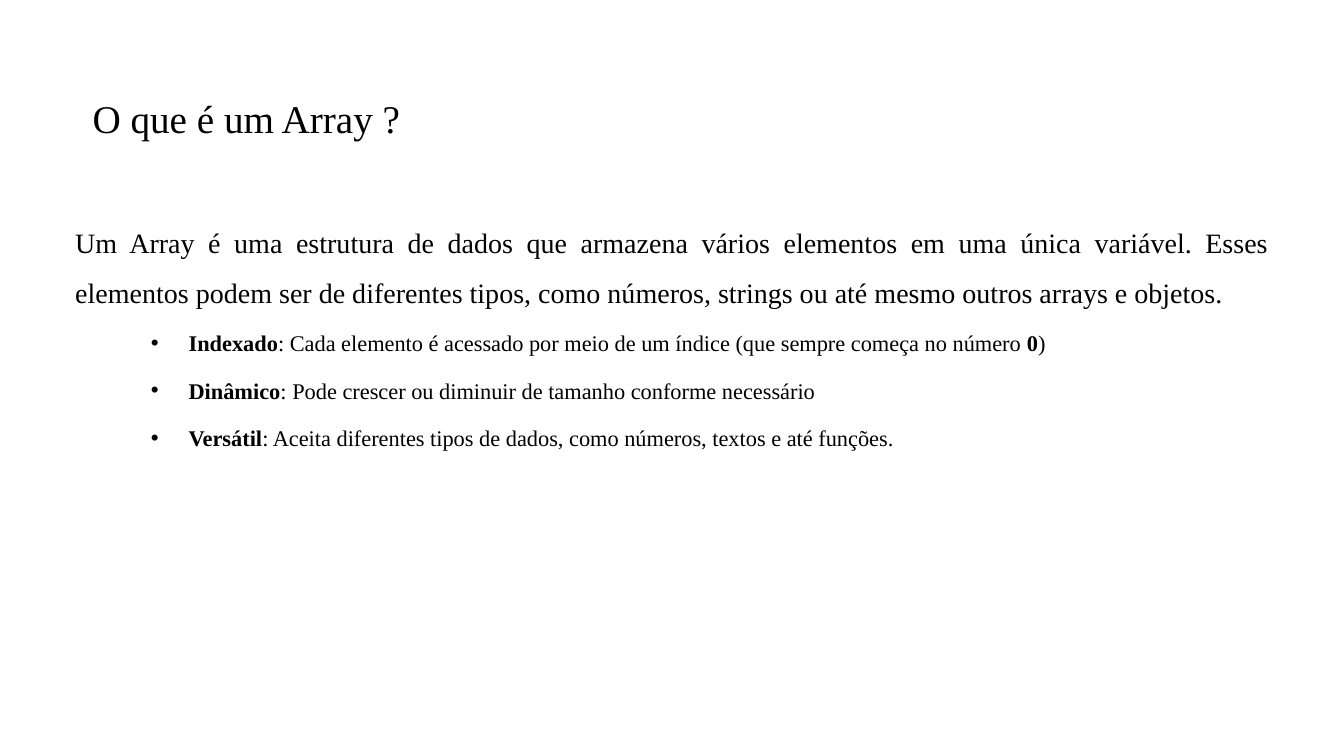
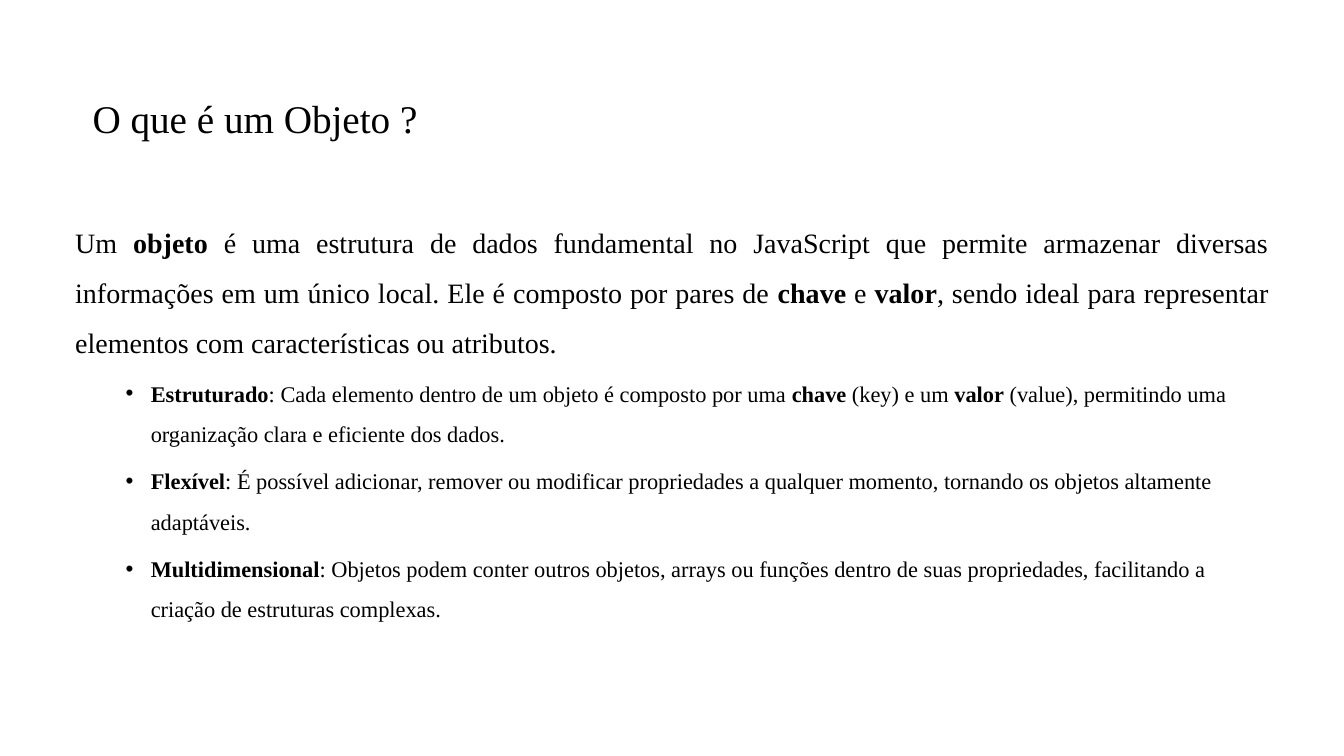
Before and after one commit to PedroMiho/UMC, a slide deck: slide 12 of Lógica e Programação/Módulo 02 - JavaScript/Aula 15 - Arrays e Objetos/Array e Objetos.pptx (slide 3 before the commit). Drawn at 1344x756 pixels with LibreOffice and Linux fonts; fonts in the diff are those of the drawing; background and template pictures are left out. Boxes give left, top, right and bottom in pixels: in the first picture for what was removed or moved away, otherwise in the second. Text is boxed around its words. In the diff, an @@ line names an element or a change of style, - is before the commit and + after.

```diff
--- a/Lógica e Programação/Módulo 02 - JavaScript/Aula 15 - Arrays e Objetos/Array e Objetos.pptx
+++ b/Lógica e Programação/Módulo 02 - JavaScript/Aula 15 - Arrays e Objetos/Array e Objetos.pptx
@@ title at [93,105,391,140]: text changed @@
-O que é um Array ?
+O que é um Objeto ?
@@ text at [75,233,1268,622]: text changed @@
-Um Array é uma estrutura de dados que armazena vários elementos em uma única variável. Esses elementos podem ser de diferentes tipos, como números, strings ou até mesmo outros arrays e objetos.
-  • Indexado: Cada elemento é acessado por meio de um índice (que sempre começa no número 0)
-  • Dinâmico: Pode crescer ou diminuir de tamanho conforme necessário
-  • Versátil: Aceita diferentes tipos de dados, como números, textos e até funções.
+Um objeto é uma estrutura de dados fundamental no JavaScript que permite armazenar diversas informações em um único local. Ele é composto por pares de chave e valor, sendo ideal para representar elementos com características ou atributos.
+  • Estruturado: Cada elemento dentro de um objeto é composto por uma chave (key) e um valor (value), permitindo uma organização clara e eficiente dos dados.
+  • Flexível: É possível adicionar, remover ou modificar propriedades a qualquer momento, tornando os objetos altamente adaptáveis.
+  • Multidimensional: Objetos podem conter outros objetos, arrays ou funções dentro de suas propriedades, facilitando a criação de estruturas complexas.
```
Also in this commit, not shown: 2 other slides changed, 8 slides added, 3 other files.
